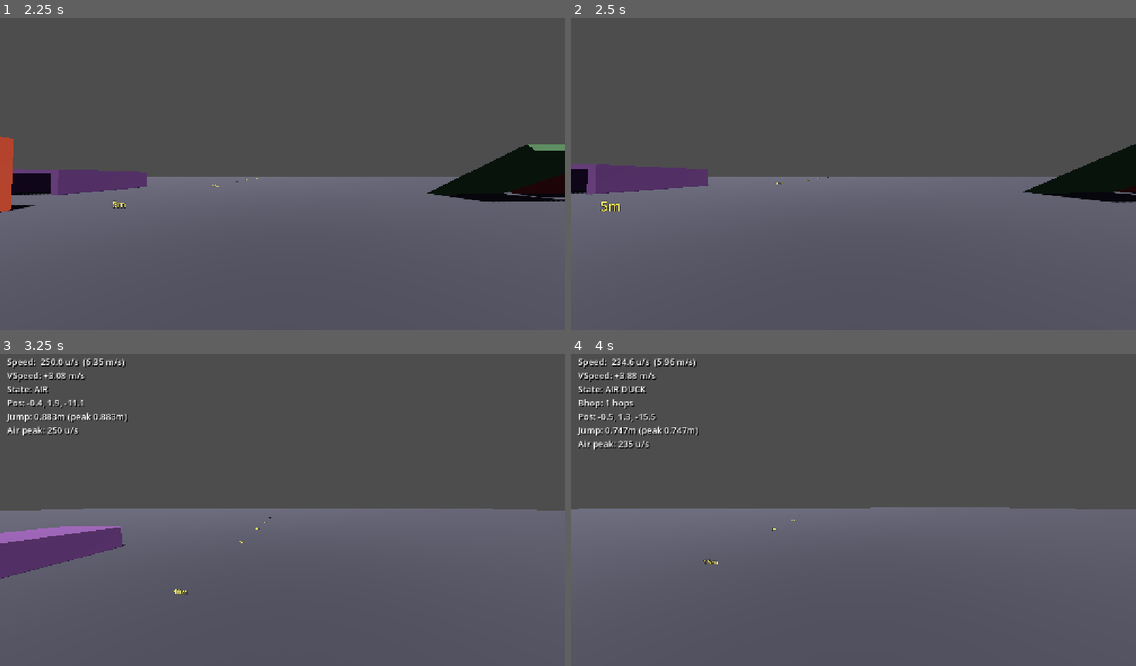
Above: before the commit, frames 1-4 (two rows, left to right).
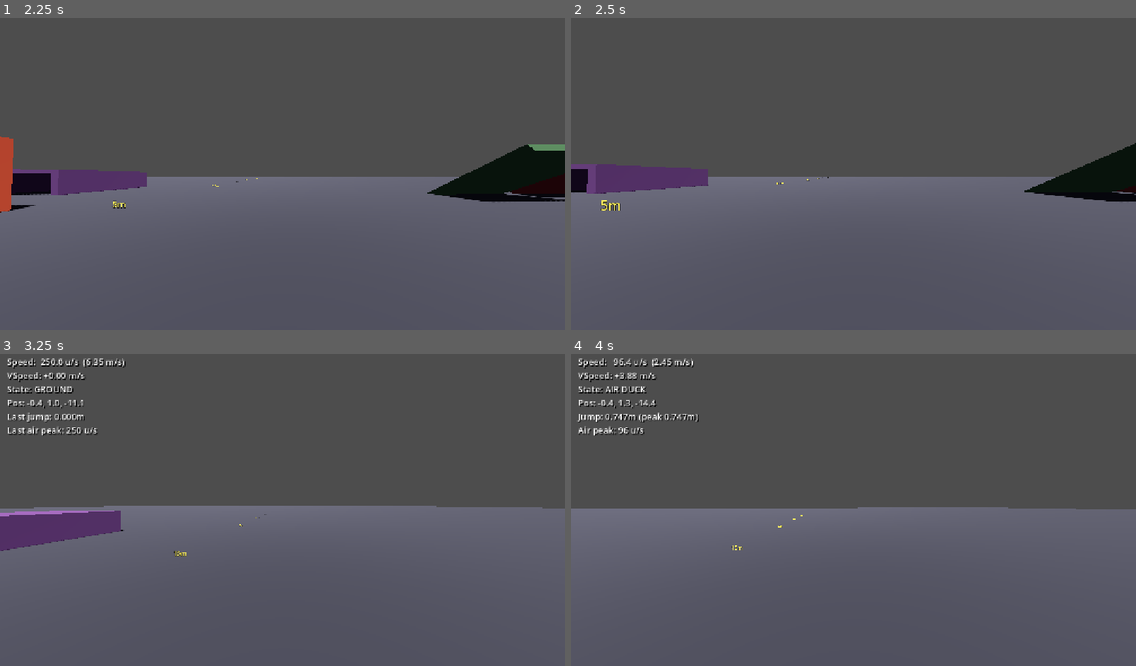
Above: after the commit, the same moments.

Repository: gotospaceplace/angels_and_demons
Game: Godot game, scene res://client/scenes/main.tscn
Two runs of this game, one before a commit and one after it. Both use one fixed random seed, a clock stepped at 60 frames per second and the inputs below. This scene is started directly instead of the project's main scene.
Inputs (mouse positions are in pixels of both pictures, inside the frame that each line leads up to):
- Up to frame 1 (2.25 s): tap Enter at 0.5 s; move the mouse to (310, 170) at 0.52 s; hold Ctrl (duck) 0.53-1.28 s; hold W (move_forward) from 0.53 s (still down); tap Space (jump) at 0.77, 1.52 s; move the mouse to (254, 174) at 1.27 s; tap F7 (toggle_hud) at 1.35 s; move the mouse to (293, 164) at 2.02 s; hold Ctrl (duck) from 2.03 s (still down)
- Up to frame 2 (2.5 s): keep holding W (move_forward); keep holding Ctrl (duck)
- Up to frame 3 (3.25 s): keep holding W (move_forward); move the mouse to (276, 513) at 2.77 s; release Ctrl (duck) at 2.78 s; tap F7 (toggle_hud) at 2.85 s; tap Space (jump) at 3.02 s
- Up to frame 4 (4 s): keep holding W (move_forward); move the mouse to (893, 510) at 3.52 s; hold Ctrl (duck) from 3.53 s (still down); tap Space (jump) at 3.77 s

Frame 1 is identical in both runs. In frame 2, 0.2% of the frame differs, in the area x 0-100%, y 40-62%; in frame 3, 4.8%, in the area x 0-100%, y 6-78%; in frame 4, 1.4%.

Commit message:
Fix slope movement: lift-move-snap instead of velocity clipping
The velocity clipping approach failed because the capsule was always
in contact with the slope surface, causing move_and_collide to collide
immediately every frame. This bled speed via _fly_move velocity slides
during ground/air oscillation and introduced lateral drift from slope
normal imprecision in the clip calculation.

New approach for slopes (ground_normal.y < 0.99):
1. Lift capsule 0.08m off the slope surface
2. Move horizontally (no clipping needed — capsule is above the slope)
3. Snap back down via move_and_collide to restore ground contact

This gives full 250 u/s horizontal speed on walkable slopes, eliminates
lateral sliding, and prevents downhill drift when stationary.

Co-Authored-By: Claude Opus 4.6 <noreply@anthropic.com>

Diff:
--- a/shared/scripts/player_movement.gd
+++ b/shared/scripts/player_movement.gd
@@ -337,11 +337,11 @@
 	velocity.z += accel_speed * wish_dir.z
 
 func _walk_move(delta: float) -> void:
-	var clipped := Vector3(velocity.x, 0, velocity.z)
-	if ground_normal.y < 1.0 and ground_normal.y >= MC.FLOOR_NORMAL_MIN:
-		var backoff := clipped.dot(ground_normal)
-		clipped = clipped - ground_normal * backoff
-	var move := clipped * delta
+	var on_slope := ground_normal.y < 0.99 and ground_normal.y >= MC.FLOOR_NORMAL_MIN
+	if on_slope:
+		move_and_collide(Vector3(0, 0.08, 0))
+
+	var move := Vector3(velocity.x, 0, velocity.z) * delta
 
 	var did_step := false
 	var flat_collision := move_and_collide(move)
@@ -349,9 +349,7 @@
 		var remainder := flat_collision.get_remainder()
 		var normal := flat_collision.get_normal()
 
-		var on_flat := ground_normal.y > 0.99
-		var blocked := remainder.length() > move.length() * 0.5
-		if on_flat and (normal.y < MC.FLOOR_NORMAL_MIN or blocked):
+		if not on_slope and (normal.y < MC.FLOOR_NORMAL_MIN or remainder.length() > move.length() * 0.5):
 			var pre_step_pos := global_position
 
 			var step_up_col := move_and_collide(Vector3(0, MC.STEP_SIZE, 0))
@@ -378,12 +376,10 @@
 			if slide.length() > 0.001:
 				move_and_collide(slide)
 
-	# Ground snap: trace down after moving to maintain slope/stair contact.
-	# Without this, slope movement causes ground/air oscillation that bleeds speed
-	# via _fly_move velocity slides, and gravity accumulates causing downhill drift.
+	# Ground snap: trace down to maintain slope and stair contact
 	if not did_step:
 		var pre_snap := global_position
-		var snap_col := move_and_collide(Vector3(0, -(MC.STEP_SIZE + 0.02), 0))
+		var snap_col := move_and_collide(Vector3(0, -(MC.STEP_SIZE + 0.1), 0))
 		if not snap_col or snap_col.get_normal().y < MC.FLOOR_NORMAL_MIN:
 			global_position = pre_snap
 
